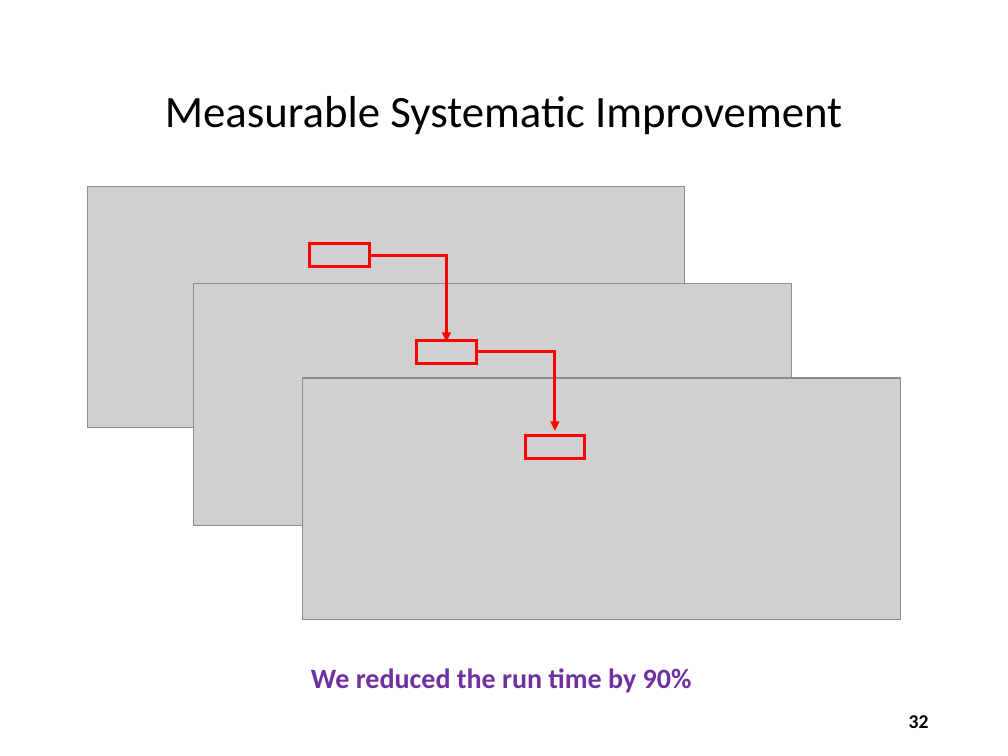
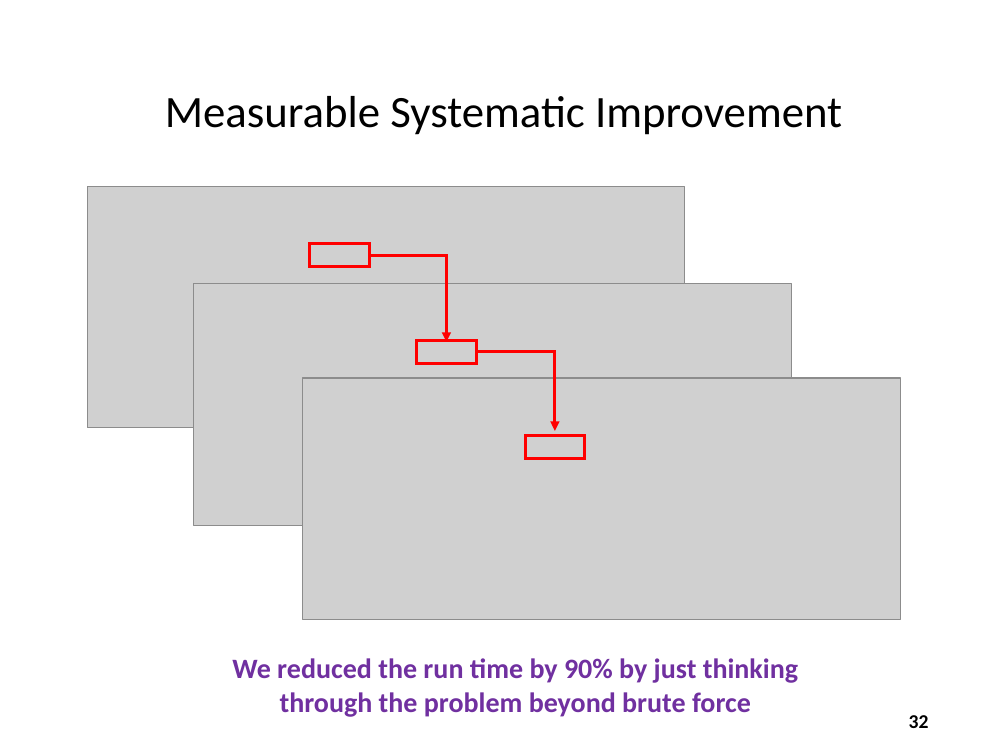
Before and after one commit to dbiersach/scicomp101, a slide deck: slide 32 of Session 10 - Random Numbers and Algorithms/Session 10 - Random Numbers and Algorithms.pptx. Drawn at 1008x756 pixels with LibreOffice and Linux fonts; fonts in the diff are those of the drawing; grey boxes stand for pictures. Boxes give left, top, right and bottom in pixels: in the first picture for what was removed or moved away, otherwise in the second. Text is boxed around its words. In the diff, an @@ line names an element or a change of style, - is before the commit and + after.

```diff
--- a/Session 10 - Random Numbers and Algorithms/Session 10 - Random Numbers and Algorithms.pptx
+++ b/Session 10 - Random Numbers and Algorithms/Session 10 - Random Numbers and Algorithms.pptx
@@ text at (232, 658, 798, 717): text changed @@
-We reduced the run time by 90%
+We reduced the run time by 90% by just thinking through the problem beyond brute force
```
Also in this commit, not shown: 6 other slides changed.
